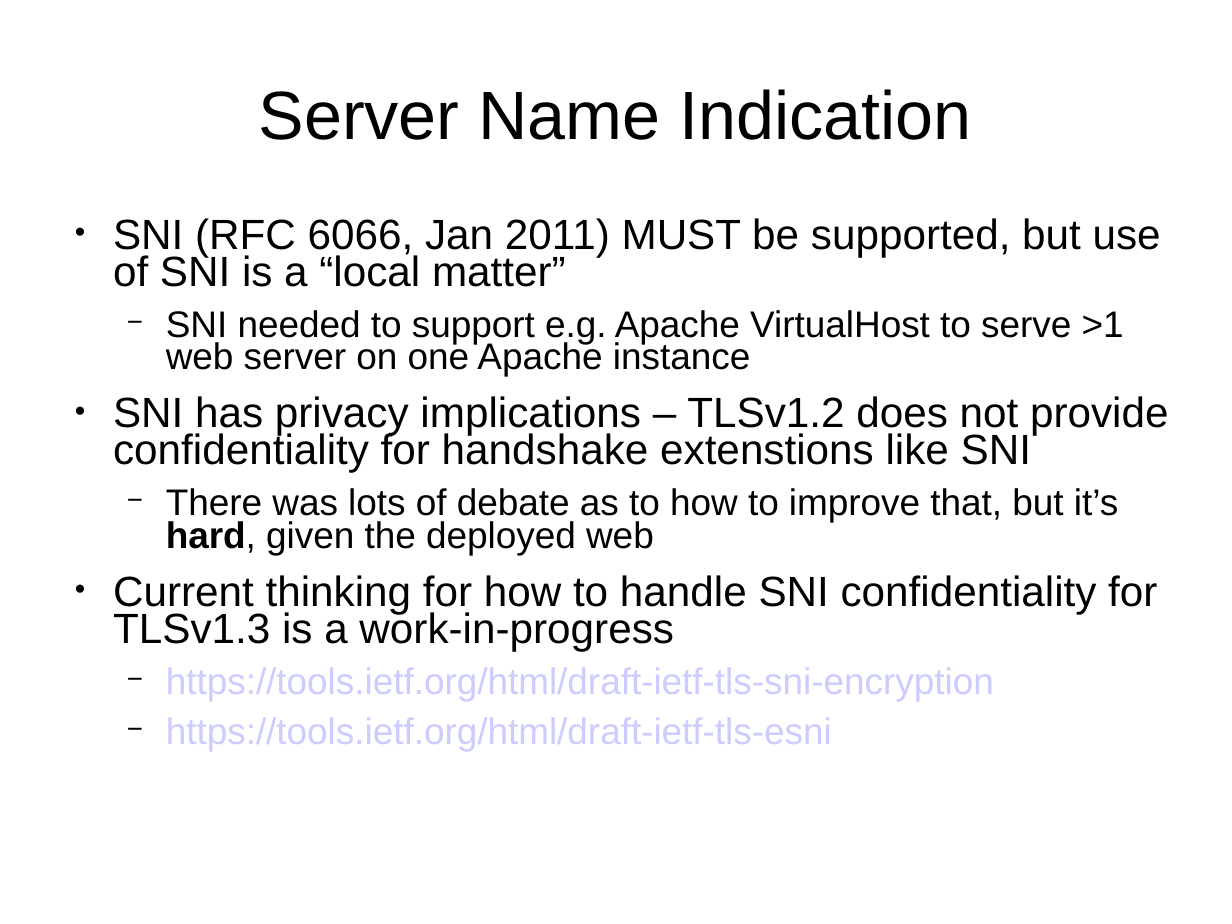
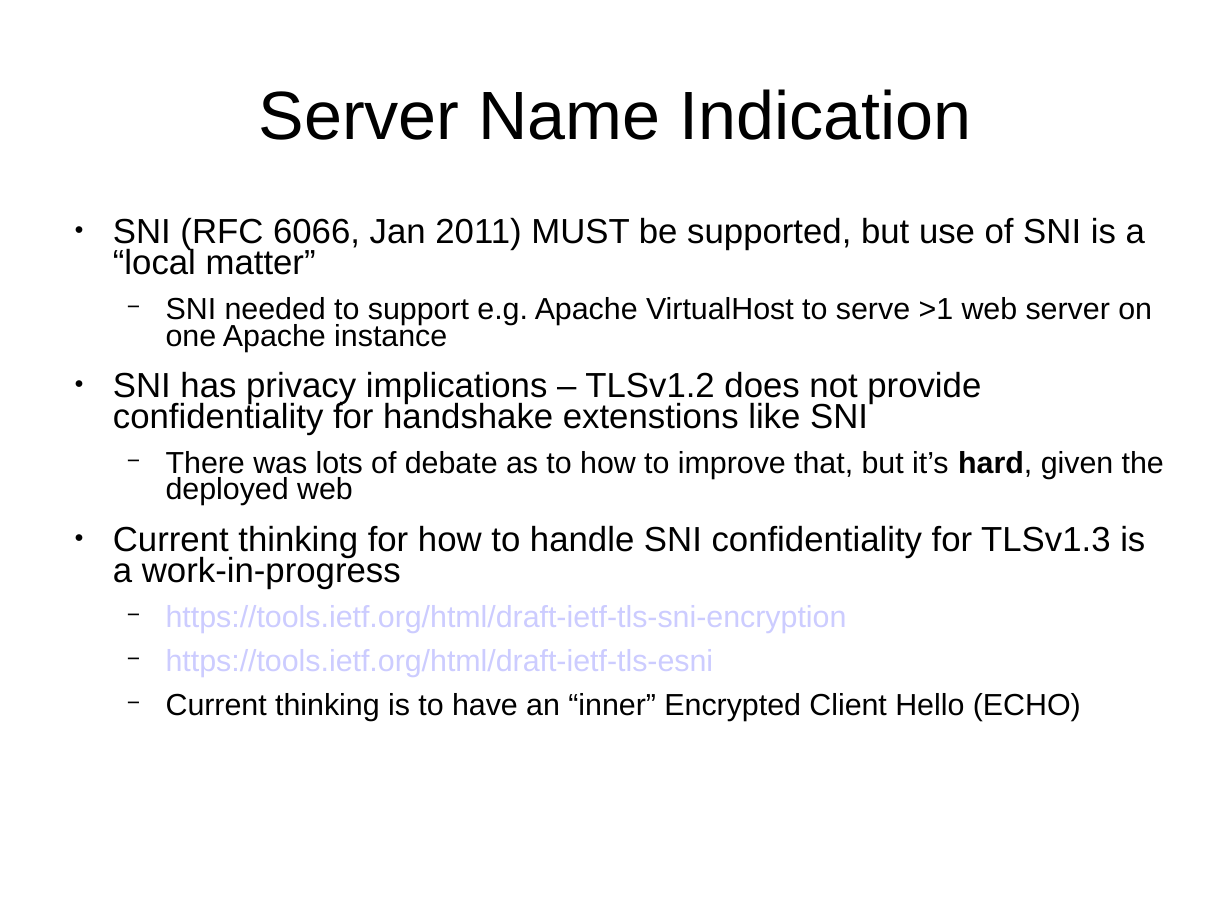
Before and after one commit to sftcd/cs7053, a slide deck: slide 8 of 2016lectures/07-tls-details.ppt. Drawn at 1232x924 pixels with LibreOffice and Linux fonts; fonts in the diff are those of the drawing. Boxes give left, top, right and bottom in pixels: in the first picture for what was removed or moved away, otherwise in the second. Text is boxed around its words. In the diff, an @@ line names an element or a change of style, - is before the commit and + after.

```diff
--- a/2016lectures/07-tls-details.ppt
+++ b/2016lectures/07-tls-details.ppt
@@ text at box(113, 217, 1164, 677): size 27.2 to 22.4 pt in "SNI (RFC 6066, Jan 2011) MUST be ...", "SNI has privacy implications – TLSv1.2 does ...", "Current thinking for how to handle SNI ..."; size 23.8 to 19.6 pt in "SNI needed to support e.g. Apache VirtualHost ...", "There was lots of debate as to ...", "https://tools.ietf.org/html/draft-ietf-tls-sni-encryption", "https://tools.ietf.org/html/draft-ietf-tls-esni" @@
@@ text at box(166, 693, 1081, 721): paragraph added @@
+  − Current thinking is to have an “inner” Encrypted Client Hello (ECHO)
```
Also in this commit, not shown: 3 other slides changed, 4 other files.
